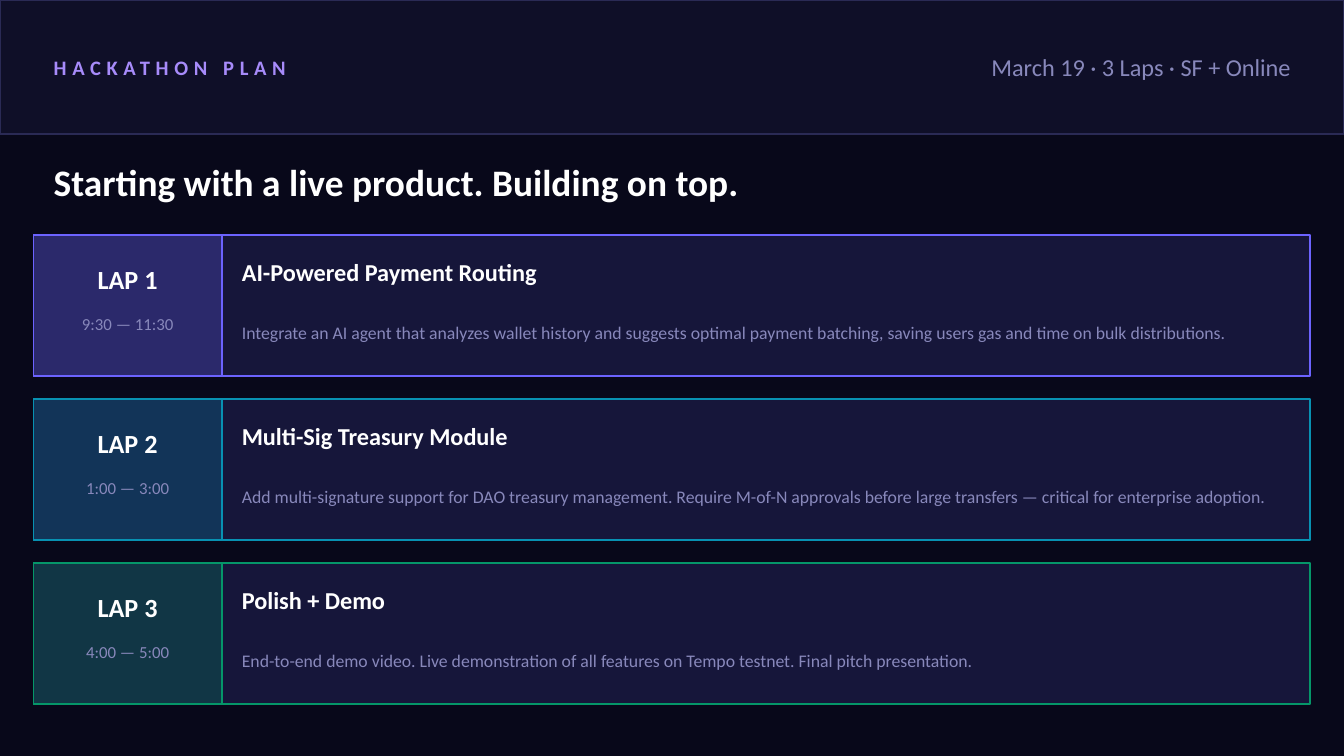
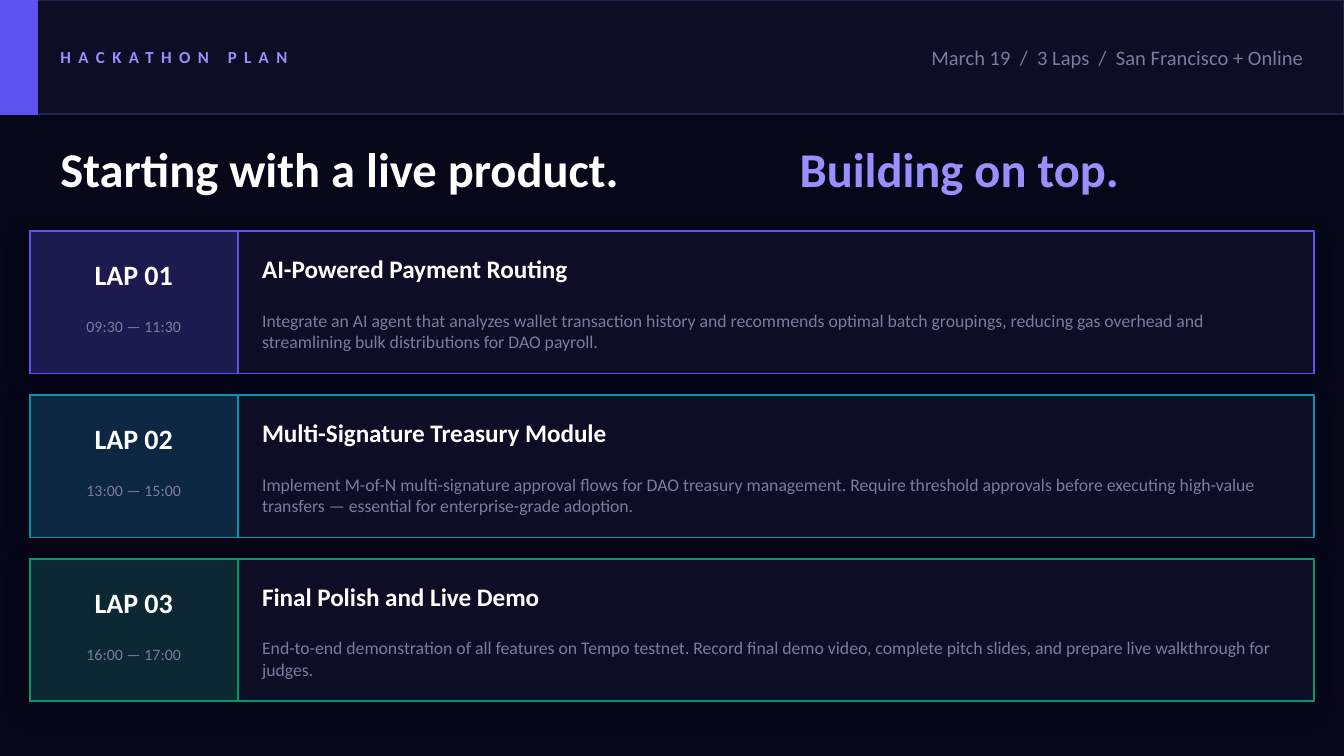
Before and after one commit to DE-LIGHTPRO/heian-wallet, a slide deck: slide 8 of HEIAN-Wallet-Hackathon-Pitch.pptx. Drawn at 1344x756 pixels with LibreOffice and Linux fonts; fonts in the diff are those of the drawing. Boxes give left, top, right and bottom in pixels: in the first picture for what was removed or moved away, otherwise in the second. Text is boxed around its words. In the diff, an @@ line names an element or a change of style, - is before the commit and + after.

```diff
--- a/HEIAN-Wallet-Hackathon-Pitch.pptx
+++ b/HEIAN-Wallet-Hackathon-Pitch.pptx
@@ background #08081A to #07071A @@
@@ rectangle: place and size @@
-rectangle at box(0, 0, 1344, 134)
+rectangle at box(0, 0, 1344, 114)
@@ rectangle at box(0, 0, 1344, 114): fill #0F0F28 to #0D0D26; outline #2A2A55 1 pt to #22224A 1 pt @@
@@ rectangle added at box(0, 0, 38, 114), fill #5B52F0, outline #5B52F0 1 pt @@
@@ text "HACKATHON PLAN" at box(60, 0, 665, 114): size 11 to 9 pt, text colour #A78BFA to #9B8FFF, letter spacing 3 to 4 pt @@
@@ text at box(931, 51, 1303, 68): text changed; size 13 to 11 pt; text colour #8888BB to #7B7B9E @@
-March 19 · 3 Laps · SF + Online
+March 19 / 3 Laps / San Francisco + Online
@@ text at box(60, 153, 619, 196): text changed; size 20 to 26 pt @@
-Starting with a live product. Building on top.
+Starting with a live product.
@@ text added at box(800, 153, 1119, 196), 26 pt, text #9B8FFF, bold @@
+Building on top.
@@ rectangle: place and size @@
-rectangle at box(34, 235, 1310, 376)
+rectangle at box(30, 231, 1314, 374)
@@ rectangle at box(30, 231, 1314, 374): fill #16163A to #0D0D26; outline #6C63FF 1 pt to #5B52F0 1 pt; shadow on @@
@@ rectangle: place and size @@
-rectangle at box(34, 235, 222, 376)
+rectangle at box(30, 231, 238, 374)
@@ rectangle at box(30, 231, 238, 374): fill #6C63FF at 25% opacity to #5B52F0 at 20% opacity; outline #6C63FF 1 pt to #5B52F0 1 pt @@
@@ text at box(95, 266, 172, 285): text changed; size 14 to 15 pt @@
-LAP 1
+LAP 01
@@ text "AI-Powered Payment Routing": place and size @@
-text "AI-Powered Payment Routing" at box(242, 264, 537, 285)
+text "AI-Powered Payment Routing" at box(262, 260, 568, 283)
@@ text "AI-Powered Payment Routing" at box(262, 260, 568, 283): size 13 to 13.5 pt @@
@@ text at box(86, 322, 180, 332): text changed; size 9 to 8.5 pt; text colour #8888BB to #7B7B9E @@
-9:30 — 11:30
+09:30 — 11:30
@@ text at box(262, 315, 1203, 351): text changed; text colour #8888BB to #7B7B9E @@
-Integrate an AI agent that analyzes wallet history and suggests optimal payment batching, saving users gas and time on bulk distributions.
+Integrate an AI agent that analyzes wallet transaction history and recommends optimal batch groupings, reducing gas overhead and streamlining bulk distributions for DAO payroll.
@@ rectangle at box(30, 395, 1314, 538): fill #16163A to #0D0D26; shadow on @@
@@ rectangle: place and size @@
-rectangle at box(34, 399, 1310, 540)
+rectangle at box(30, 395, 1314, 538)
@@ rectangle: place and size @@
-rectangle at box(34, 399, 222, 540)
+rectangle at box(30, 395, 238, 538)
@@ rectangle at box(30, 395, 238, 538): fill #0891B2 at 25% opacity to #0891B2 at 20% opacity @@
@@ text at box(95, 430, 172, 449): text changed; size 14 to 15 pt @@
-LAP 2
+LAP 02
@@ text at box(262, 424, 606, 447): text changed; size 13 to 13.5 pt @@
-Multi-Sig Treasury Module
+Multi-Signature Treasury Module
@@ text at box(262, 479, 1255, 515): text changed; text colour #8888BB to #7B7B9E @@
-Add multi-signature support for DAO treasury management. Require M-of-N approvals before large transfers — critical for enterprise adoption.
+Implement M-of-N multi-signature approval flows for DAO treasury management. Require threshold approvals before executing high-value transfers — essential for enterprise-grade adoption.
@@ text at box(86, 486, 180, 496): text changed; size 9 to 8.5 pt; text colour #8888BB to #7B7B9E @@
-1:00 — 3:00
+13:00 — 15:00
@@ rectangle: place and size @@
-rectangle at box(34, 563, 1310, 704)
+rectangle at box(30, 559, 1314, 702)
@@ rectangle at box(30, 559, 1314, 702): fill #16163A to #0D0D26; shadow on @@
@@ rectangle: place and size @@
-rectangle at box(34, 563, 222, 704)
+rectangle at box(30, 559, 238, 702)
@@ rectangle at box(30, 559, 238, 702): fill #059669 at 25% opacity to #059669 at 20% opacity @@
@@ text at box(95, 594, 172, 614): text changed; size 14 to 15 pt @@
-LAP 3
+LAP 03
@@ text at box(262, 588, 539, 606): text changed; size 13 to 13.5 pt @@
-Polish + Demo
+Final Polish and Live Demo
@@ text at box(86, 649, 180, 660): text changed; size 9 to 8.5 pt; text colour #8888BB to #7B7B9E @@
-4:00 — 5:00
+16:00 — 17:00
@@ text at box(262, 642, 1269, 679): text changed; text colour #8888BB to #7B7B9E @@
-End-to-end demo video. Live demonstration of all features on Tempo testnet. Final pitch presentation.
+End-to-end demonstration of all features on Tempo testnet. Record final demo video, complete pitch slides, and prepare live walkthrough for judges.
```
Also in this commit, not shown: 9 other slides changed.
